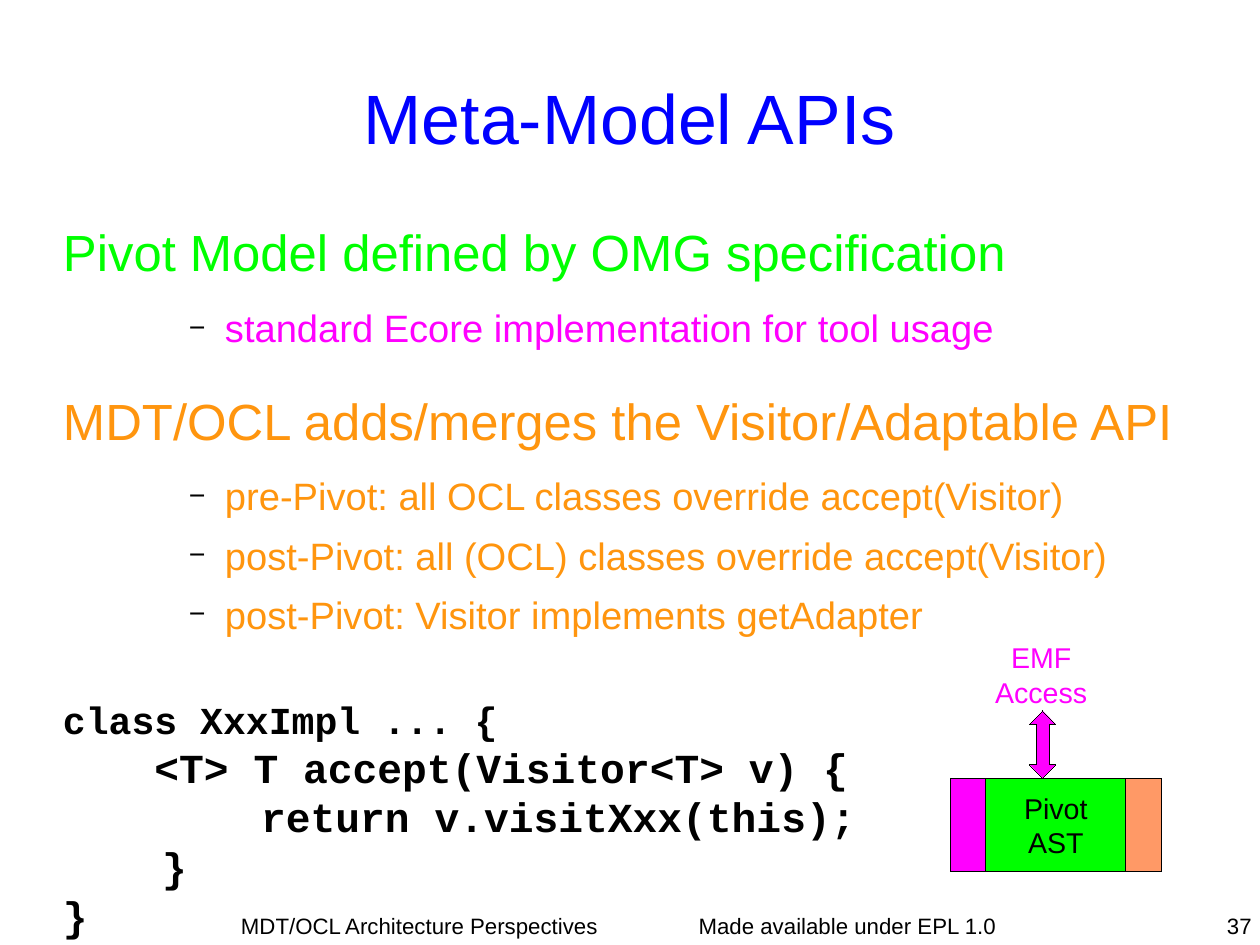
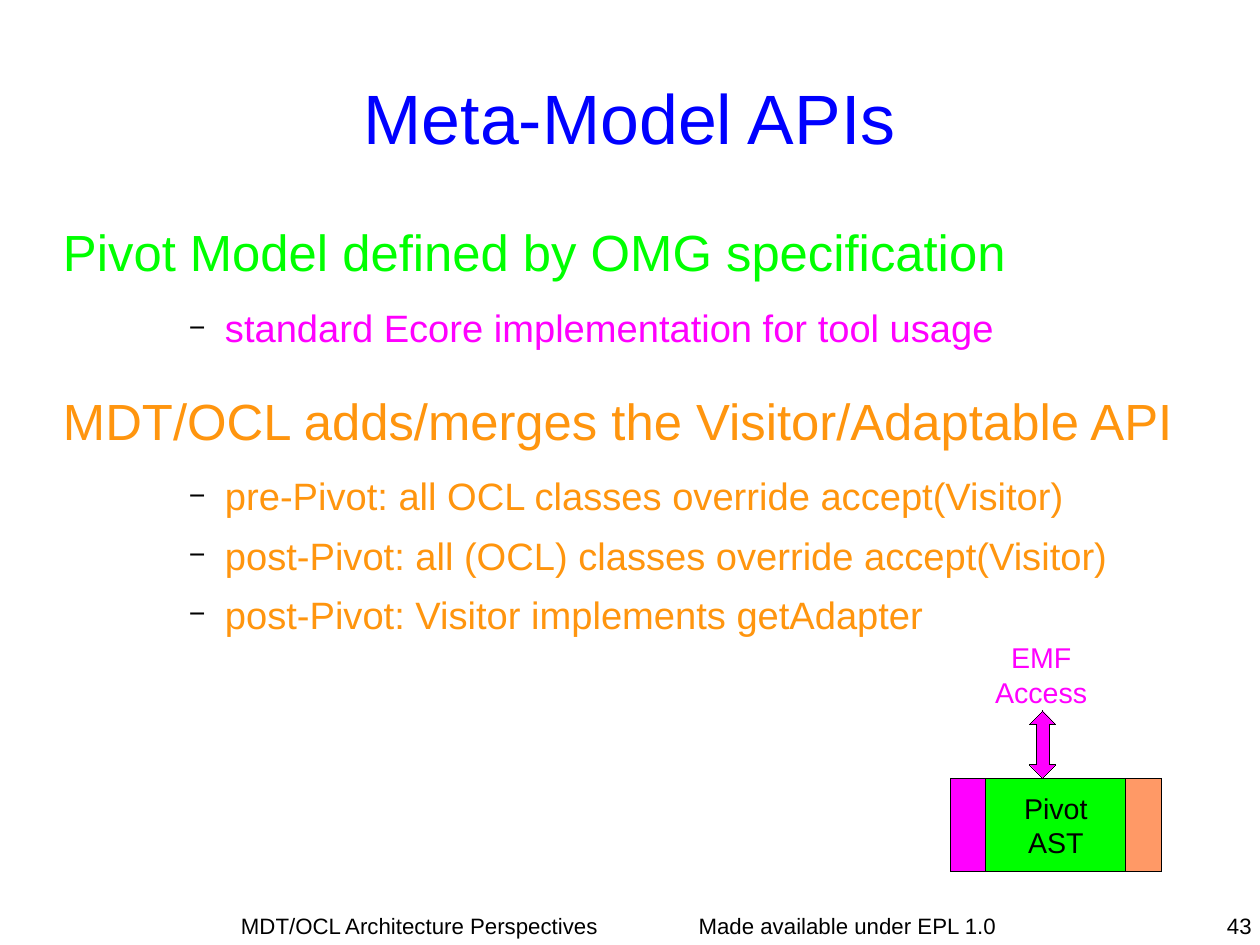
Before and after one commit to eclipse-ocl/ocl-website, a slide deck: slide 43 of ocl/docs/publications/Dresden2010Visit/DresdenVisit.odp (slide 37 before the commit). Drawn at 1260x945 pixels with LibreOffice and Linux fonts; fonts in the diff are those of the drawing. Boxes give left, top, right and bottom in pixels: in the first picture for what was removed or moved away, otherwise in the second. Text is boxed around its words. In the diff, an @@ line names an element or a change of style, - is before the commit and + after.

```diff
--- a/ocl/docs/publications/Dresden2010Visit/DresdenVisit.odp
+++ b/ocl/docs/publications/Dresden2010Visit/DresdenVisit.odp
@@ text at [63, 706, 856, 841]: paragraph removed @@
-class XxxImpl ... {
-<T> T accept(Visitor<T> v) {
-return v.visitXxx(this);
-}
-}
@@ page number at [1227, 918, 1252, 935]: text changed @@
-37
+43
```
Also in this commit, not shown: 11 other slides changed, 9 slides added, 2 slides removed.
